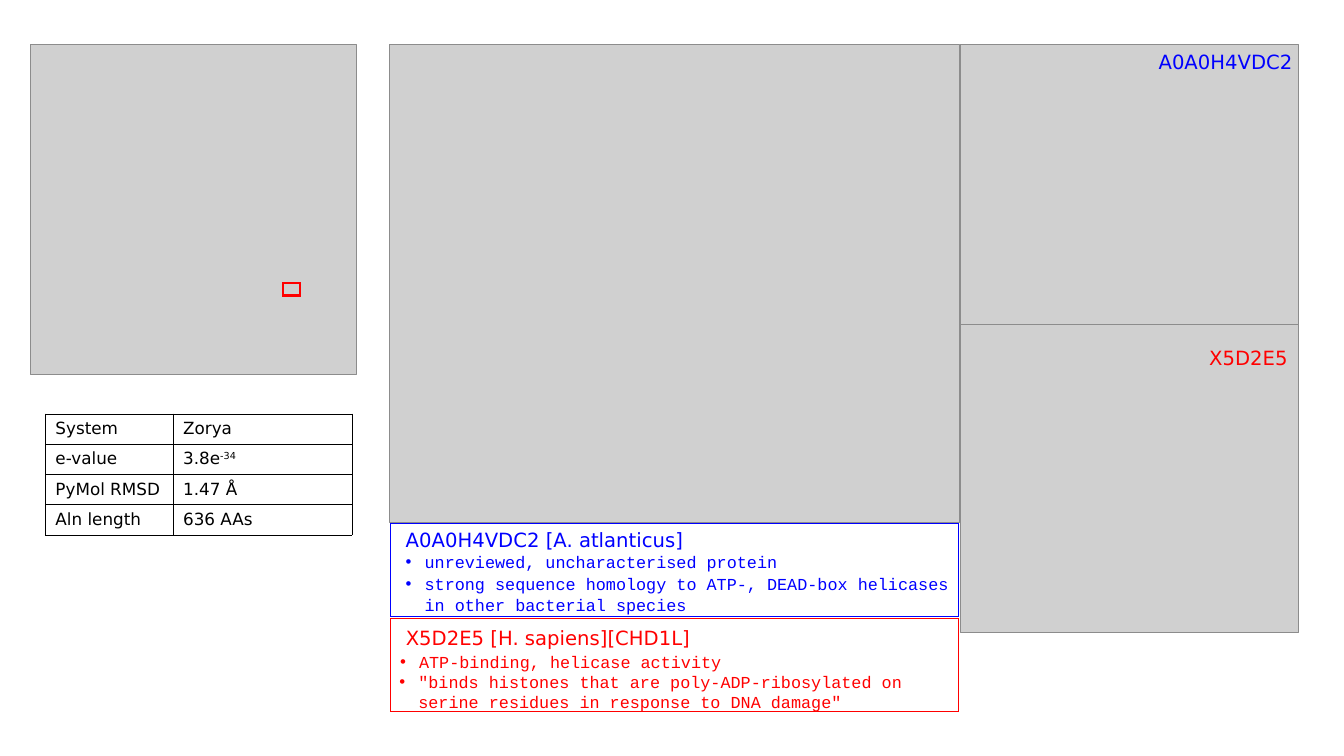
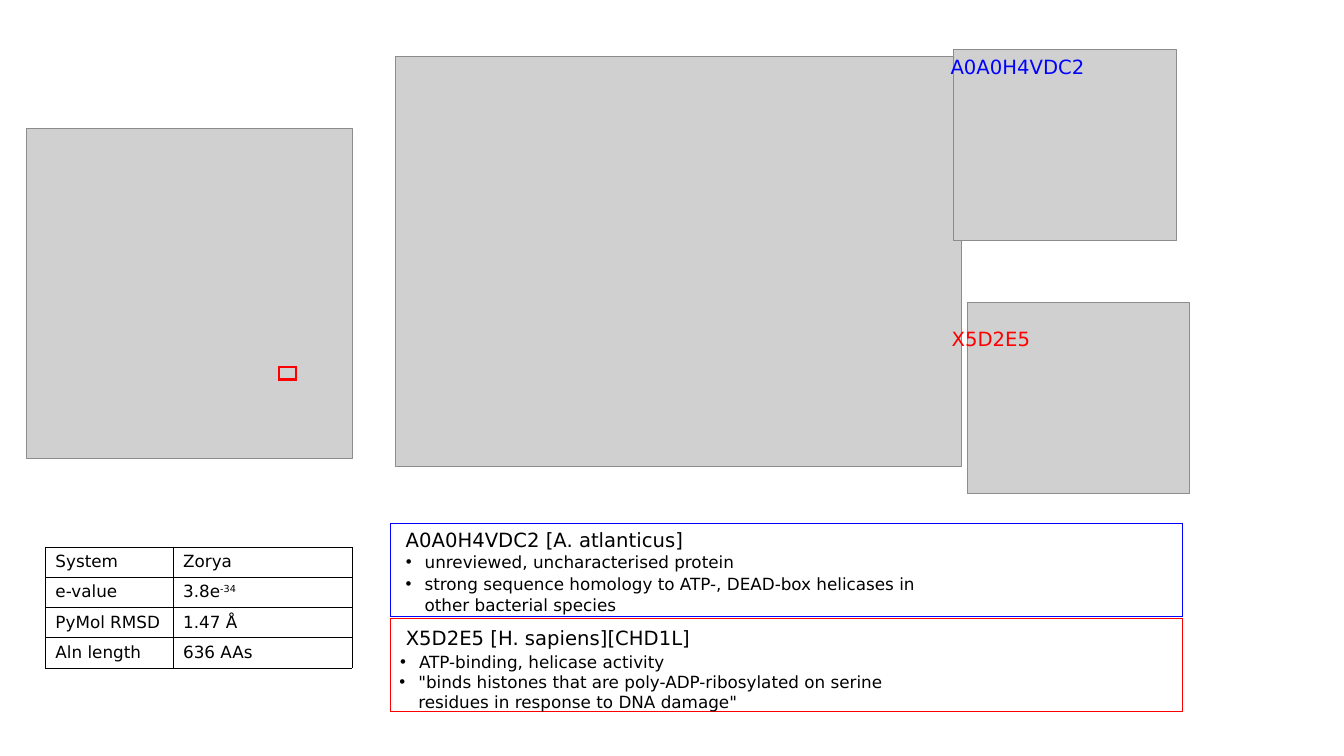
Before and after one commit to juliandeanmoran/BISSH, a slide deck: slide 7 of reports/2026-04-10_projectUpdate_2_jmoran.pptx. Drawn at 1344x756 pixels with LibreOffice and Linux fonts; fonts in the diff are those of the drawing; grey boxes stand for pictures. Boxes give left, top, right and bottom in pixels: in the first picture for what was removed or moved away, otherwise in the second. Text is boxed around its words. In the diff, an @@ line names an element or a change of style, - is before the commit and + after.

```diff
--- a/reports/2026-04-10_projectUpdate_2_jmoran.pptx
+++ b/reports/2026-04-10_projectUpdate_2_jmoran.pptx
@@ picture: place and size @@
-picture at <box>389,44,960,523</box>
+picture at <box>395,56,962,467</box>
@@ text "A0A0H4VDC2" rewrapped from <box>1159,54,1293,70</box> to <box>951,58,1085,79</box> @@
@@ picture added at <box>954,49,1177,240</box> @@
@@ picture removed at <box>961,44,1300,325</box> @@
@@ picture: place and size @@
-picture at <box>30,44,356,374</box>
+picture at <box>26,129,352,459</box>
@@ text "X5D2E5" rewrapped from <box>1209,350,1287,366</box> to <box>952,330,1030,351</box> @@
@@ picture removed at <box>961,325,1300,632</box> @@
@@ picture added at <box>967,302,1190,493</box> @@
@@ rectangle: place and size @@
-rectangle at <box>283,283,300,296</box>
+rectangle at <box>279,367,296,380</box>
@@ rectangle: place and size @@
-rectangle at <box>390,523,959,616</box>
+rectangle at <box>390,523,1183,616</box>
@@ text "A0A0H4VDC2 [A. atlanticus]" at <box>406,532,683,550</box>: text colour #0000FF to #000000 @@
@@ table: place and size @@
-table at <box>45,414,353,535</box>
+table at <box>45,547,353,668</box>
@@ text "unreviewed, uncharacterised protein" at <box>425,555,734,572</box>: font Courier New to DejaVu Sans, text colour #0000FF to #000000 @@
@@ text "strong sequence homology to ATP-, ..." at <box>425,577,914,615</box>: font Courier New to DejaVu Sans, text colour #0000FF to #000000 @@
@@ rectangle: place and size @@
-rectangle at <box>390,618,959,711</box>
+rectangle at <box>390,618,1183,711</box>
@@ text "X5D2E5 [H. sapiens][CHD1L]" at <box>406,630,690,649</box>: text colour #FF0000 to #000000 @@
@@ text "ATP-binding, helicase activity" at <box>419,655,665,672</box>: font Courier New to DejaVu Sans, text colour #FF0000 to #000000 @@
@@ text ""binds histones that are poly-ADP-ribosylated ..." at <box>418,675,883,712</box>: font Courier New to DejaVu Sans, text colour #FF0000 to #000000 @@
```
Also in this commit, not shown: 4 other slides changed.
